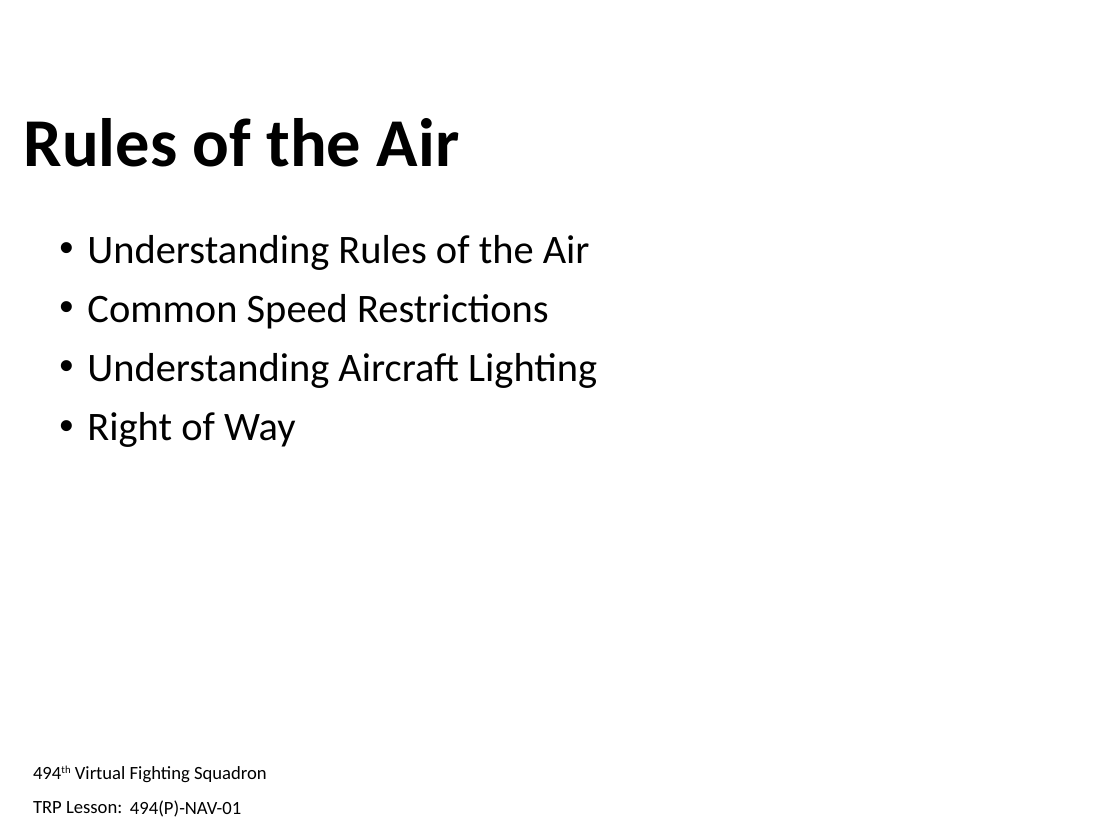
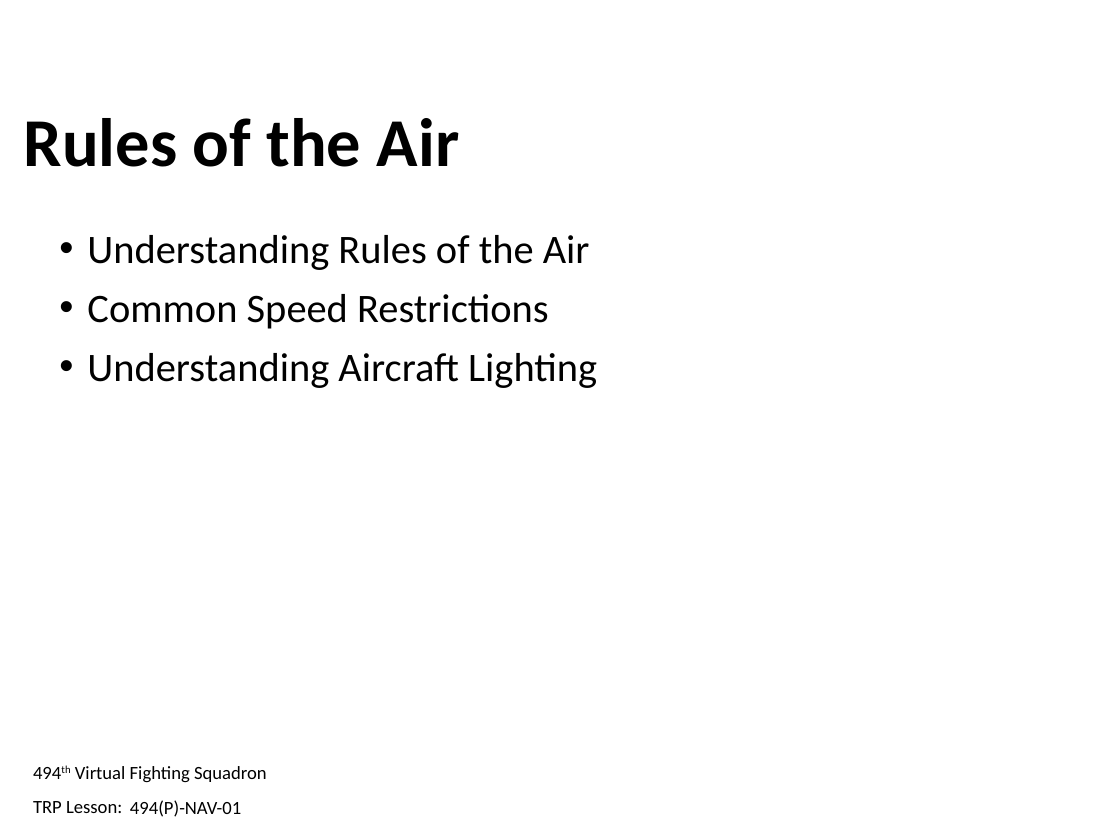
Before and after one commit to 132nd-vWing/132-TRP-494, a slide deck: slide 3 of TRP/NAV/NAV-01/494(P)-NAV-01 - Trainee Presentation.pptx. Drawn at 1120x840 pixels with LibreOffice and Linux fonts; fonts in the diff are those of the drawing; background and template pictures are left out. Boxes give left, top, right and bottom in pixels: in the first picture for what was removed or moved away, otherwise in the second. Text is boxed around its words. In the diff, an @@ line names an element or a change of style, - is before the commit and + after.

```diff
--- a/TRP/NAV/NAV-01/494(P)-NAV-01 - Trainee Presentation.pptx
+++ b/TRP/NAV/NAV-01/494(P)-NAV-01 - Trainee Presentation.pptx
@@ text at (87, 412, 296, 447): paragraph removed @@
-• Right of Way
```
Also in this commit, not shown: 3 other slides changed, 18 slides added, 3 other files.
